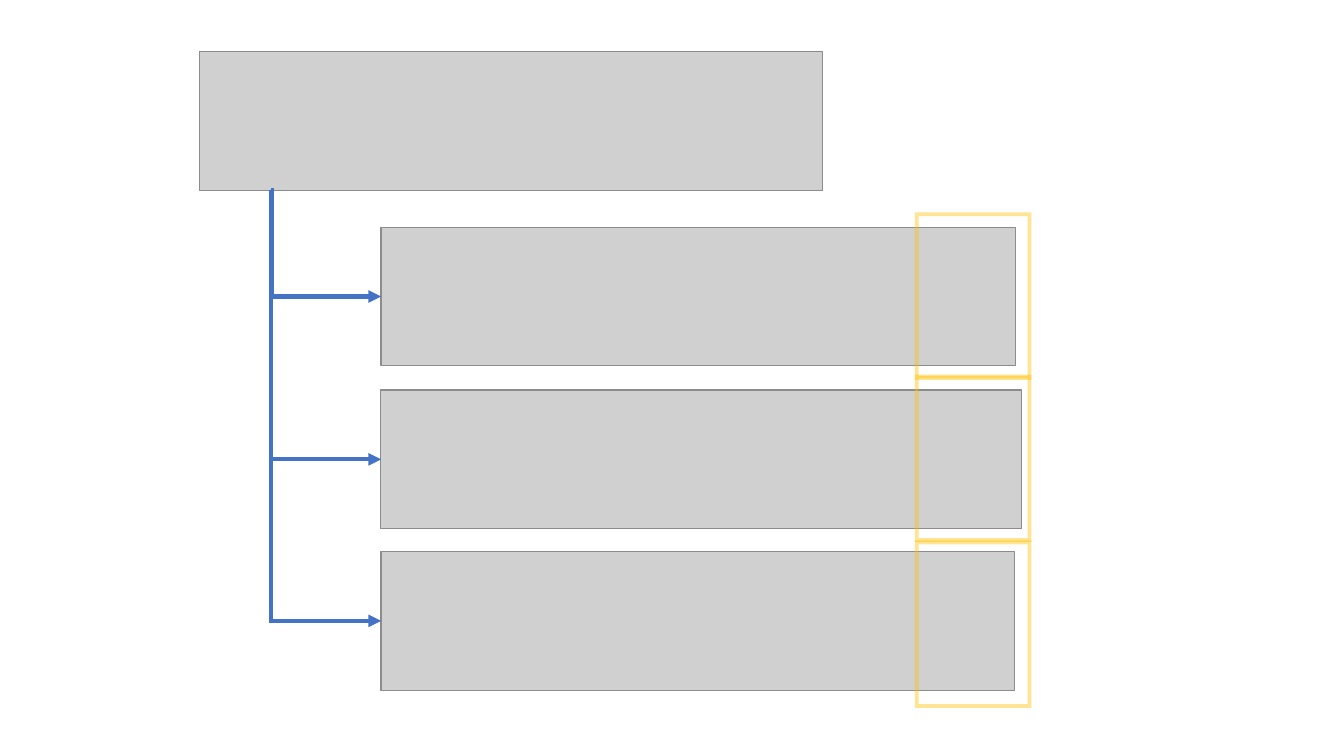
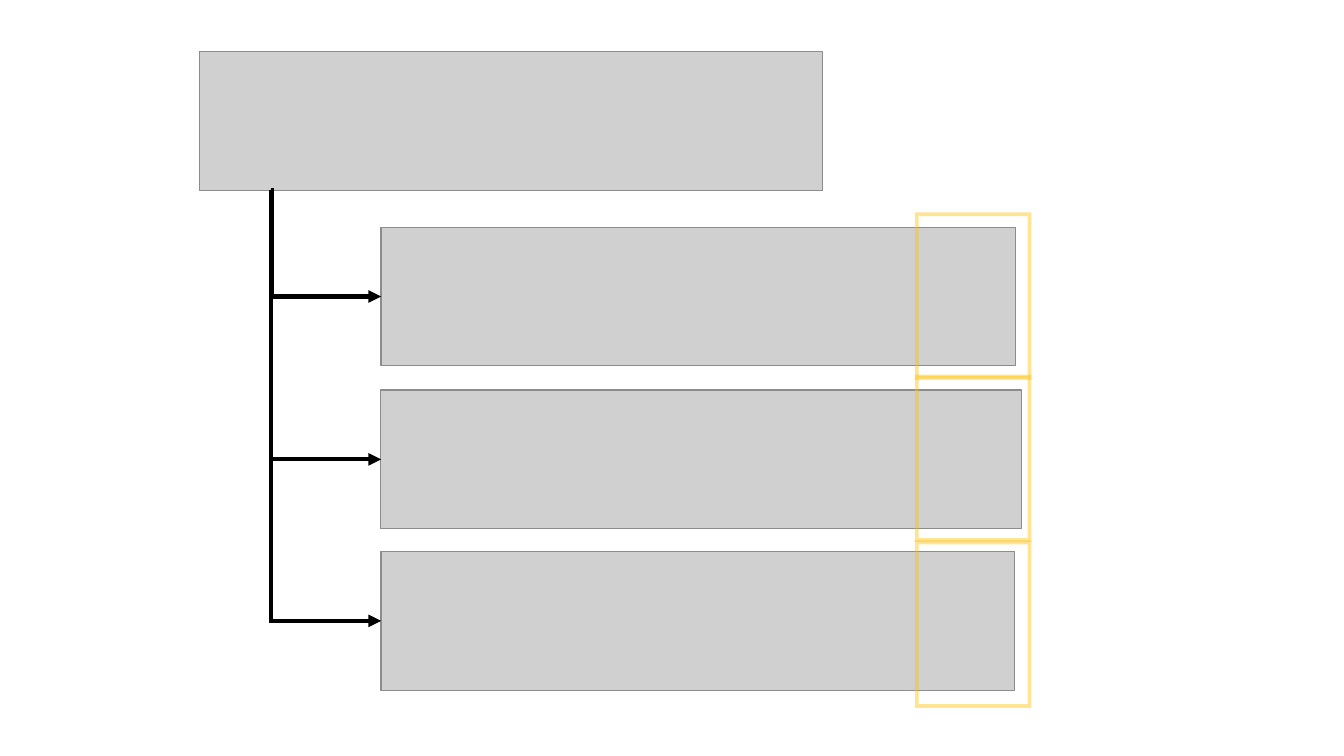
Before and after one commit to JanNalivaika/MASTERS-THESIS, a slide deck: slide 24 of Latex/figures/images.pptx. Drawn at 1344x756 pixels with LibreOffice and Linux fonts; fonts in the diff are those of the drawing; grey boxes stand for pictures. Boxes give left, top, right and bottom in pixels: in the first picture for what was removed or moved away, otherwise in the second. Text is boxed around its words. In the diff, an @@ line names an element or a change of style, - is before the commit and + after.

```diff
--- a/Latex/figures/images.pptx
+++ b/Latex/figures/images.pptx
@@ elbow arrow (271, 191) - (381, 296): stroke #4472C4 3 pt to #000000 3 pt @@
@@ elbow arrow (271, 191) - (381, 621): stroke #4472C4 3 pt to #000000 3 pt @@
@@ elbow arrow (271, 191) - (381, 460): stroke #4472C4 3 pt to #000000 3 pt @@
```
Also in this commit, not shown: 1 other slide changed, 33 other files.
